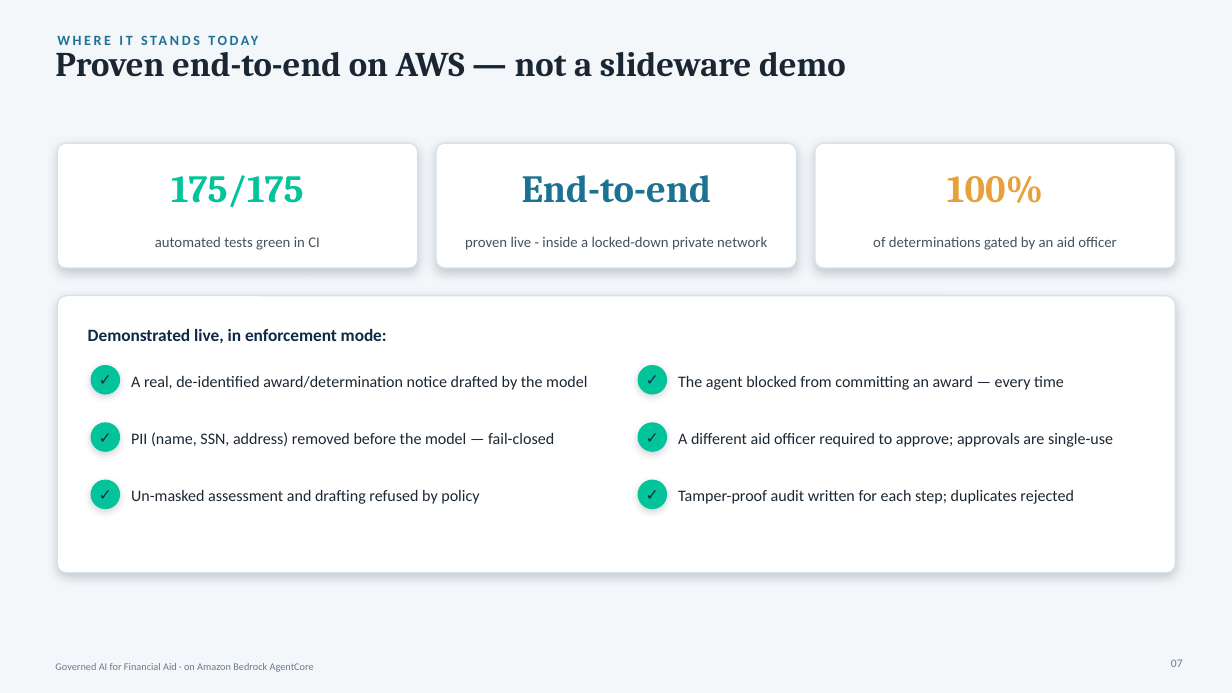
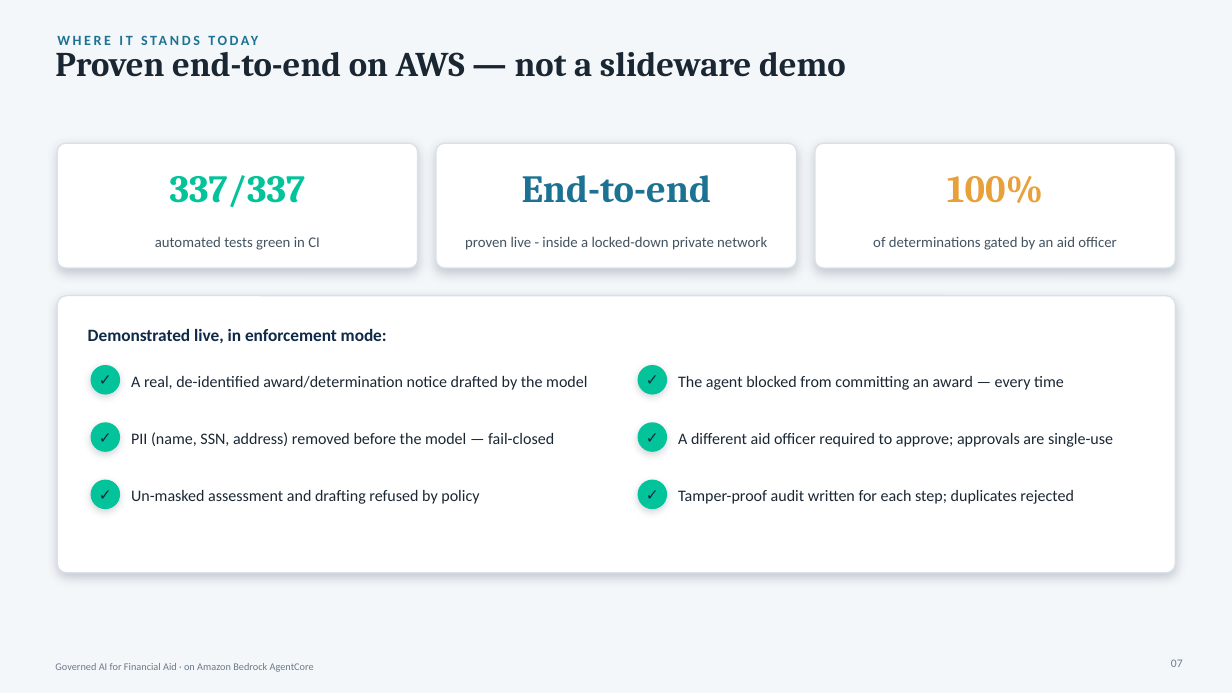
Before and after one commit to virtualryder/EDU_financial_aid_agent, a slide deck: slide 7 of docs/Financial-Aid-AgentCore-Customer.pptx. Drawn at 1232x693 pixels with LibreOffice and Linux fonts; fonts in the diff are those of the drawing. Boxes give left, top, right and bottom in pixels: in the first picture for what was removed or moved away, otherwise in the second. Text is boxed around its words. In the diff, an @@ line names an element or a change of style, - is before the commit and + after.

```diff
--- a/docs/Financial-Aid-AgentCore-Customer.pptx
+++ b/docs/Financial-Aid-AgentCore-Customer.pptx
@@ text at <box>170,175,306,208</box>: text changed @@
-175/175
+337/337
```
Also in this commit, not shown: 14 other files.
